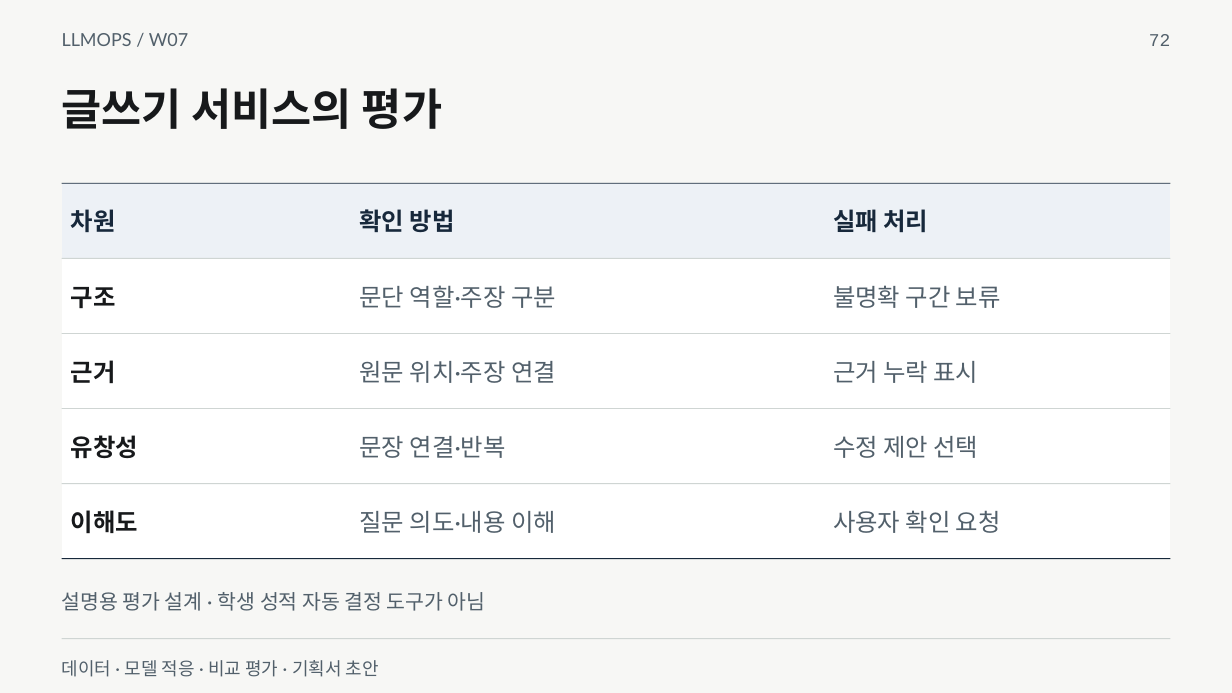
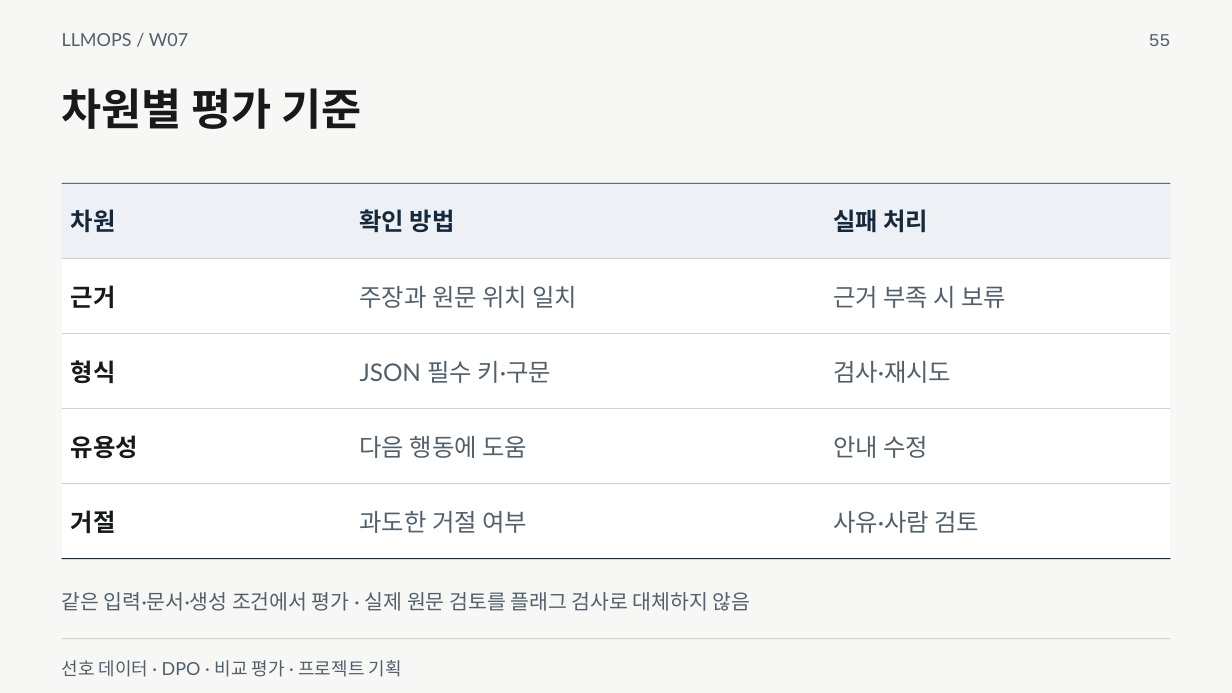
Before and after one commit to smilesjcha/llmops-16week, a slide deck: slide 55 of week07/lecture/07_week7_model_adaptation_project.pptx (slide 72 before the commit). Drawn at 1232x693 pixels with LibreOffice and Linux fonts; fonts in the diff are those of the drawing. Boxes give left, top, right and bottom in pixels: in the first picture for what was removed or moved away, otherwise in the second. Text is boxed around its words. In the diff, an @@ line names an element or a change of style, - is before the commit and + after.

```diff
--- a/week07/lecture/07_week7_model_adaptation_project.pptx
+++ b/week07/lecture/07_week7_model_adaptation_project.pptx
@@ text at [1149, 34, 1171, 46]: text changed @@
-72
+55
@@ text at [62, 88, 362, 129]: text changed @@
-글쓰기 서비스의 평가
+차원별 평가 기준
@@ table at [62, 183, 1170, 558] @@
-row 2: 구조 | 문단 역할·주장 구분 | 불명확 구간 보류
+row 2: 근거 | 주장과 원문 위치 일치 | 근거 부족 시 보류
-row 3: 근거 | 원문 위치·주장 연결 | 근거 누락 표시
+row 3: 형식 | JSON 필수 키·구문 | 검사·재시도
-row 4: 유창성 | 문장 연결·반복 | 수정 제안 선택
+row 4: 유용성 | 다음 행동에 도움 | 안내 수정
-row 5: 이해도 | 질문 의도·내용 이해 | 사용자 확인 요청
+row 5: 거절 | 과도한 거절 여부 | 사유·사람 검토
@@ text at [62, 592, 751, 611]: text changed @@
-설명용 평가 설계 · 학생 성적 자동 결정 도구가 아님
+같은 입력·문서·생성 조건에서 평가 · 실제 원문 검토를 플래그 검사로 대체하지 않음
@@ text at [62, 660, 402, 677]: text changed @@
-데이터 · 모델 적응 · 비교 평가 · 기획서 초안
+선호 데이터 · DPO · 비교 평가 · 프로젝트 기획
```
Also in this commit, not shown: 50 other slides changed, 29 slides added, 26 slides removed, 21 other files.
